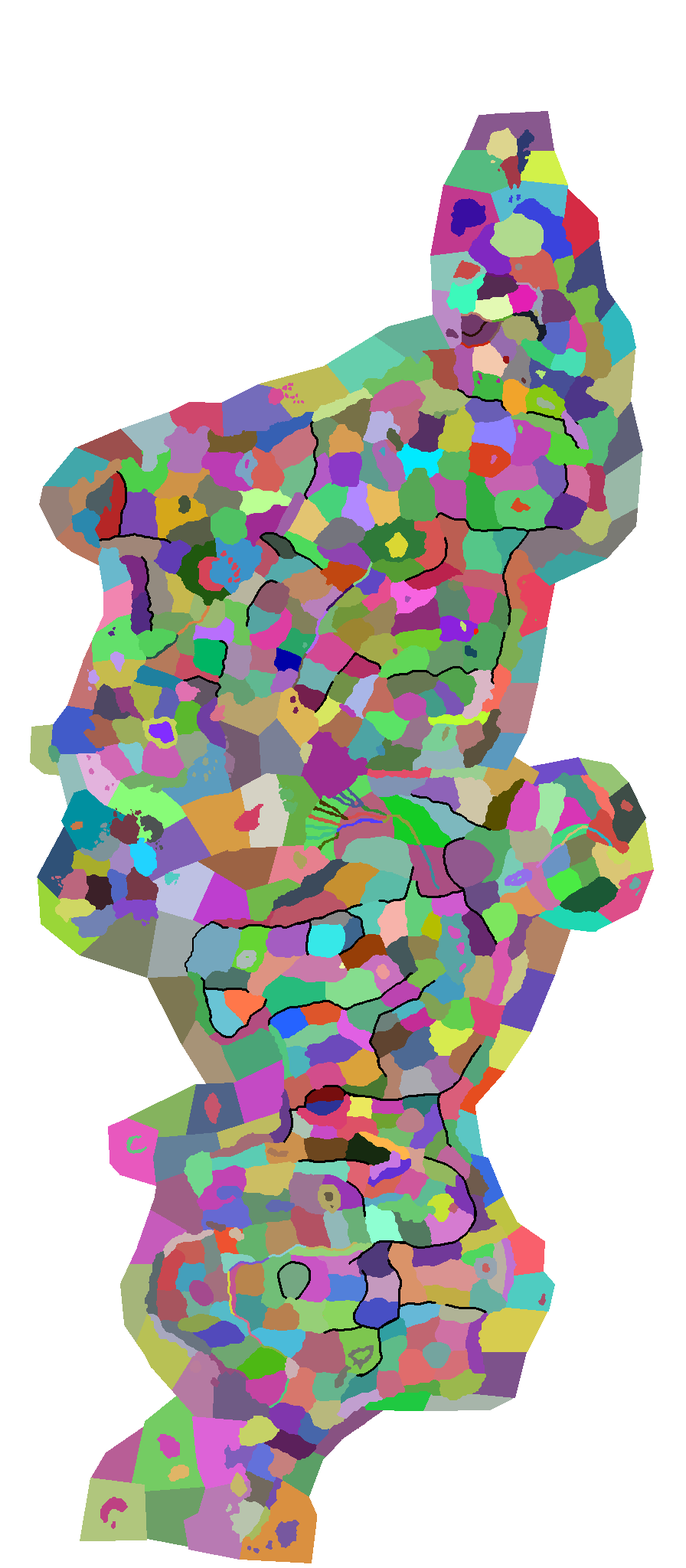
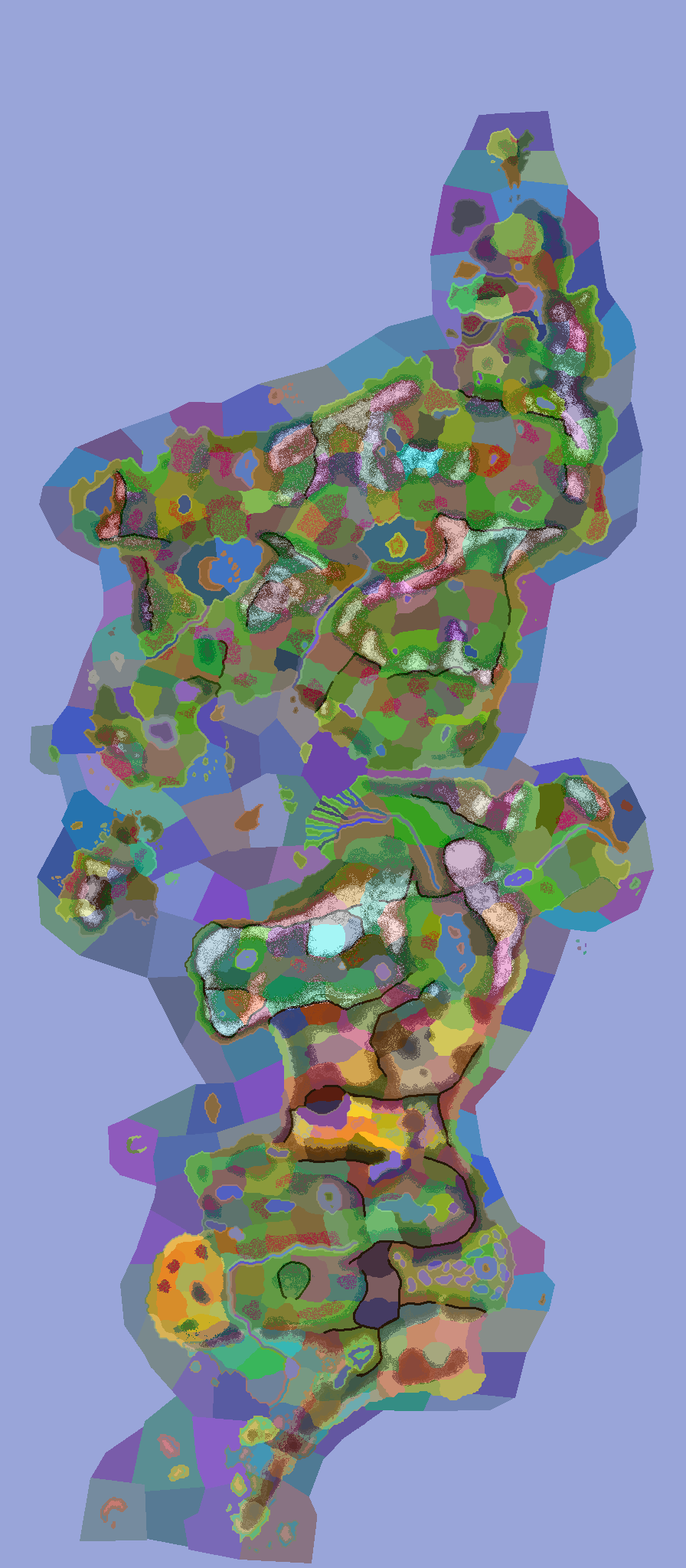
Layers edited between the first and the second 686x1568 image:
showed "terrain", opacity 100% → 55% over [0, 0, 686, 1568]
painted on "provinces.bmp" over [387, 628, 587, 955]
